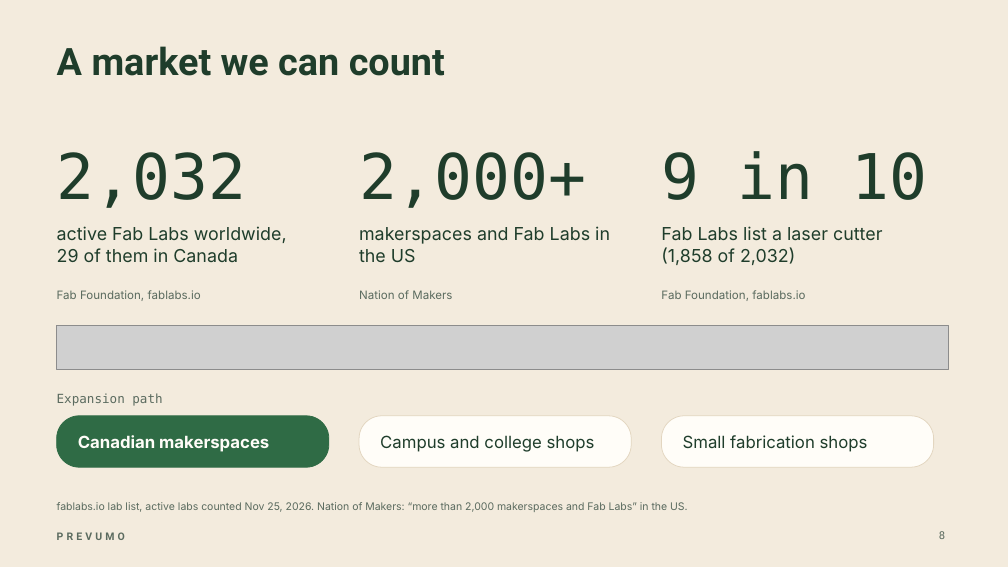
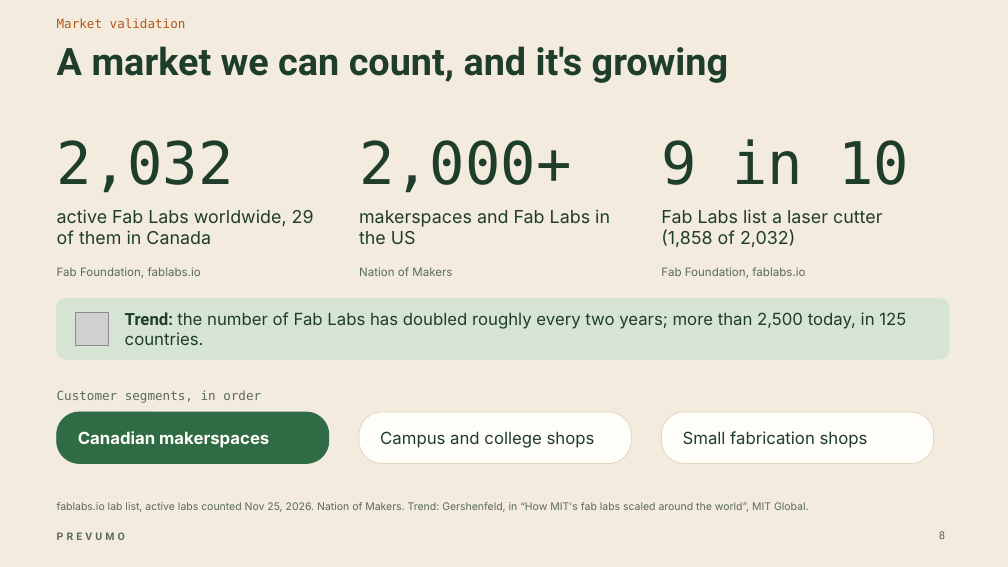
Before and after one commit to WAHB22/wahbs-world, a slide deck: slide 8 of prevumo/deliverables/final/PREVUMO-final.pptx. Drawn at 1008x567 pixels with LibreOffice and Linux fonts; fonts in the diff are those of the drawing; grey boxes stand for pictures; background and template pictures are left out. Boxes give left, top, right and bottom in pixels: in the first picture for what was removed or moved away, otherwise in the second. Text is boxed around its words. In the diff, an @@ line names an element or a change of style, - is before the commit and + after.

```diff
--- a/prevumo/deliverables/final/PREVUMO-final.pptx
+++ b/prevumo/deliverables/final/PREVUMO-final.pptx
@@ text added at bbox=[57, 18, 186, 28], 12 pt, text #B4561A @@
+Market validation
@@ title at bbox=[57, 46, 729, 83]: text changed @@
-A market we can count
+A market we can count, and it's growing
@@ text "2,032": place and size @@
-text "2,032" at bbox=[57, 152, 247, 208]
+text "2,032" at bbox=[57, 140, 234, 193]
@@ text "2,000+": place and size @@
-text "2,000+" at bbox=[359, 152, 587, 208]
+text "2,000+" at bbox=[359, 140, 571, 193]
@@ size 60 to 56 pt in 3 elements at bbox=[57, 140, 234, 193], bbox=[359, 140, 571, 193], bbox=[661, 139, 909, 185] @@
@@ text "9 in 10": place and size @@
-text "9 in 10" at bbox=[661, 151, 927, 200]
+text "9 in 10" at bbox=[661, 139, 909, 185]
@@ text "active Fab Labs worldwide, 29 ..." rewrapped from bbox=[57, 226, 287, 263] to bbox=[57, 209, 314, 245] @@
@@ text "makerspaces and Fab Labs in ...": place and size @@
-text "makerspaces and Fab Labs in ..." at bbox=[359, 226, 610, 263]
+text "makerspaces and Fab Labs in ..." at bbox=[359, 209, 610, 245]
@@ text "Fab Labs list a laser ...": place and size @@
-text "Fab Labs list a laser ..." at bbox=[661, 226, 882, 265]
+text "Fab Labs list a laser ..." at bbox=[661, 209, 882, 247]
@@ 3 texts: place and size @@
-3 texts at bbox=[57, 290, 805, 301]
+3 texts at bbox=[57, 267, 805, 278]
@@ rounded rectangle added at bbox=[57, 299, 949, 359], fill #D6E4D3, outline #D6E4D3 1 pt @@
@@ picture removed at bbox=[57, 325, 949, 370] @@
@@ picture added at bbox=[76, 312, 109, 346] @@
@@ text added at bbox=[125, 312, 906, 345], 16 pt, text #1F3D2B @@
+Trend: the number of Fab Labs has doubled roughly every two years; more than 2,500 today, in 125 countries.
@@ 3 texts, 1 rounded rectangle: place and size @@
-3 texts, 1 rounded rectangle at bbox=[57, 416, 868, 467]
+3 texts, 1 rounded rectangle at bbox=[57, 412, 868, 464]
@@ text removed at bbox=[57, 393, 162, 406] @@
-Expansion path
@@ text added at bbox=[57, 390, 261, 403], 12 pt, text #5B6B5F @@
+Customer segments, in order
@@ rounded rectangle: place and size @@
-rounded rectangle at bbox=[662, 416, 934, 467]
+rounded rectangle at bbox=[359, 412, 631, 464]
@@ rounded rectangle: place and size @@
-rounded rectangle at bbox=[359, 416, 631, 467]
+rounded rectangle at bbox=[662, 412, 934, 464]
@@ text at bbox=[57, 502, 809, 512]: text changed @@
-fablabs.io lab list, active labs counted Nov 25, 2026. Nation of Makers: “more than 2,000 makerspaces and Fab Labs” in the US.
+fablabs.io lab list, active labs counted Nov 25, 2026. Nation of Makers. Trend: Gershenfeld, in “How MIT's fab labs scaled around the world”, MIT Global.
```
Also in this commit, not shown: 8 other slides changed, 4 slides added, 3 slides removed, 11 other files.
